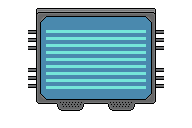
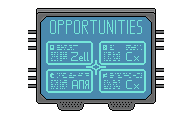
Layers edited between the first and the second w=192, h=128 image:
added layer "data 2" above "data" over [left=46, top=20, right=146, bottom=93]
hid "data", painted on it over [left=46, top=20, right=146, bottom=93]
